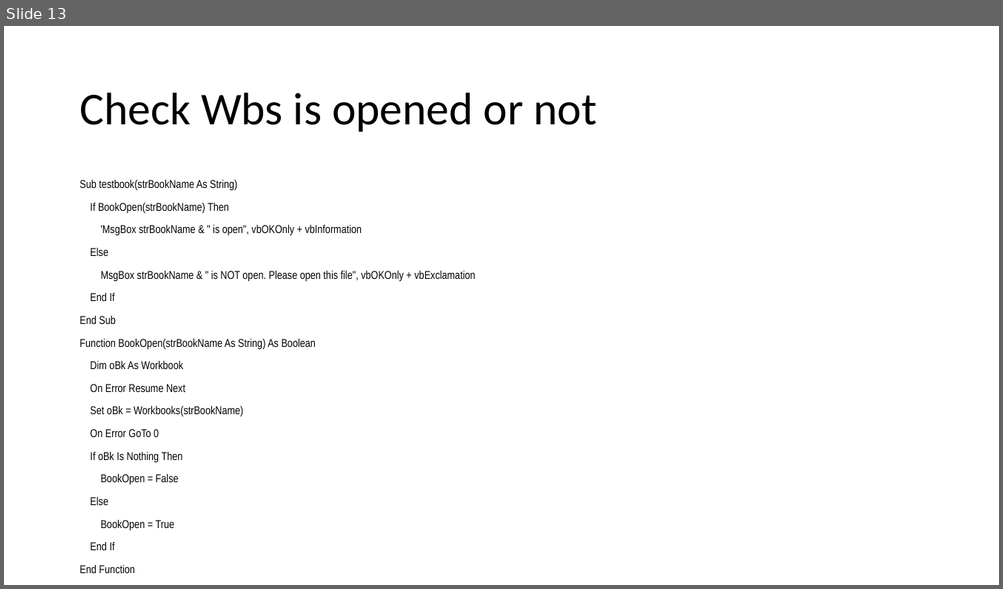
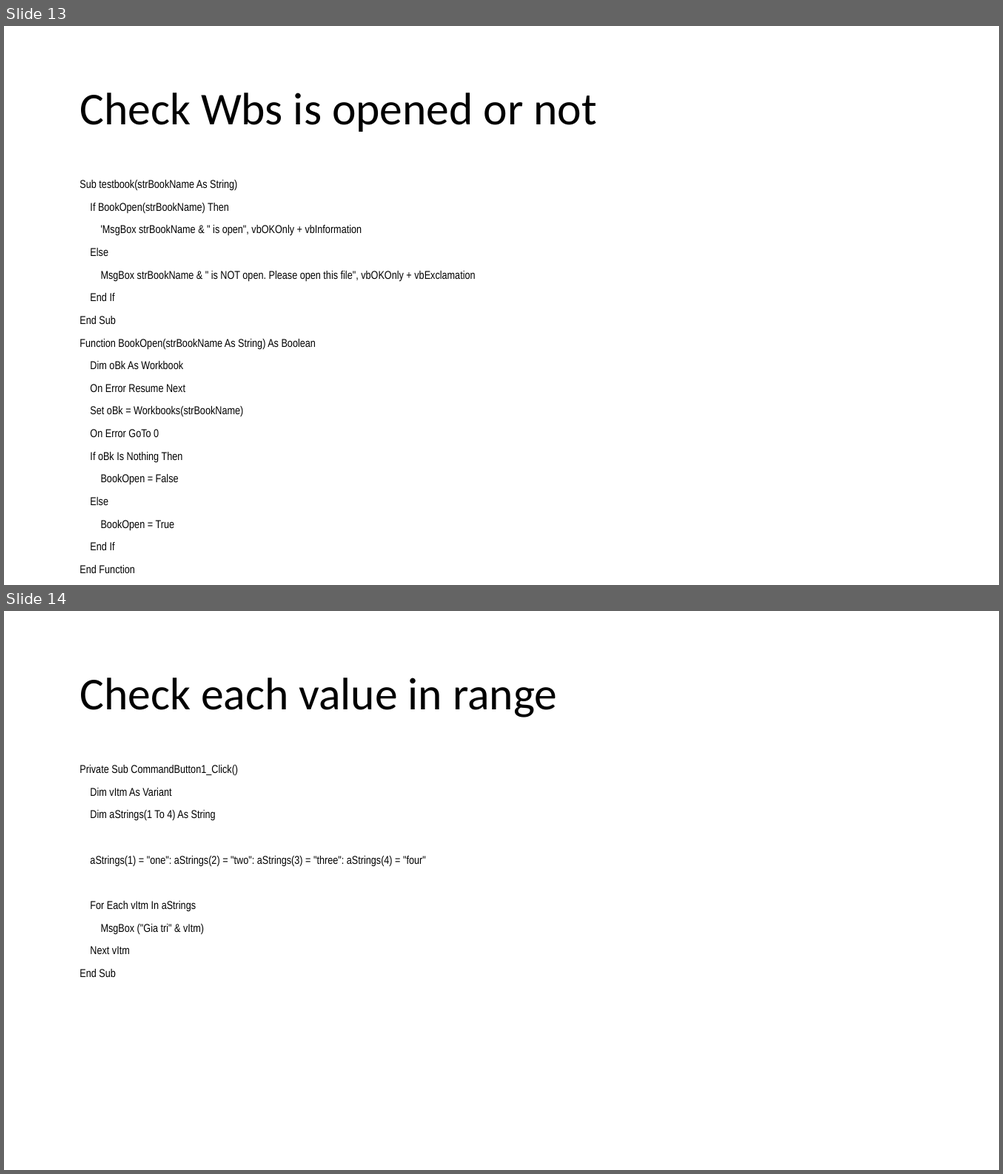
Before and after one commit to daoxuantruong/Demo, a slide deck: VBA_Basic.pptx. Shown one above the other, each under a label of ours: slide 13 before the commit, slides 13 and 14 after it. The pictures are 1003x589 and 1003x1174 pixels, drawn with LibreOffice and Linux fonts; fonts in the diff are those of the drawing. Boxes give left, top, right and bottom in pixels: in the first picture for what was removed or moved away, otherwise in the second. Text is boxed around its words. In the diff, an @@ line names an element or a change of style, - is before the commit and + after.

```diff
--- a/VBA_Basic.pptx
+++ b/VBA_Basic.pptx
@@ slide 14 added at <box>4,611,999,1170</box>, background #FFFFFF @@
@@ title added at <box>79,678,557,718</box>, 44 pt, text #000000 @@
+Check each value in range
@@ text added at <box>79,765,426,977</box>, 11 pt, text #000000 @@
+Private Sub CommandButton1_Click()
+Dim vItm As Variant
+Dim aStrings(1 To 4) As String
+aStrings(1) = "one": aStrings(2) = "two": aStrings(3) = "three": aStrings(4) = "four"
+For Each vItm In aStrings
+MsgBox ("Gia tri" & vItm)
+Next vItm
+End Sub
```
Also in this commit, not shown: 2 other slides added.
